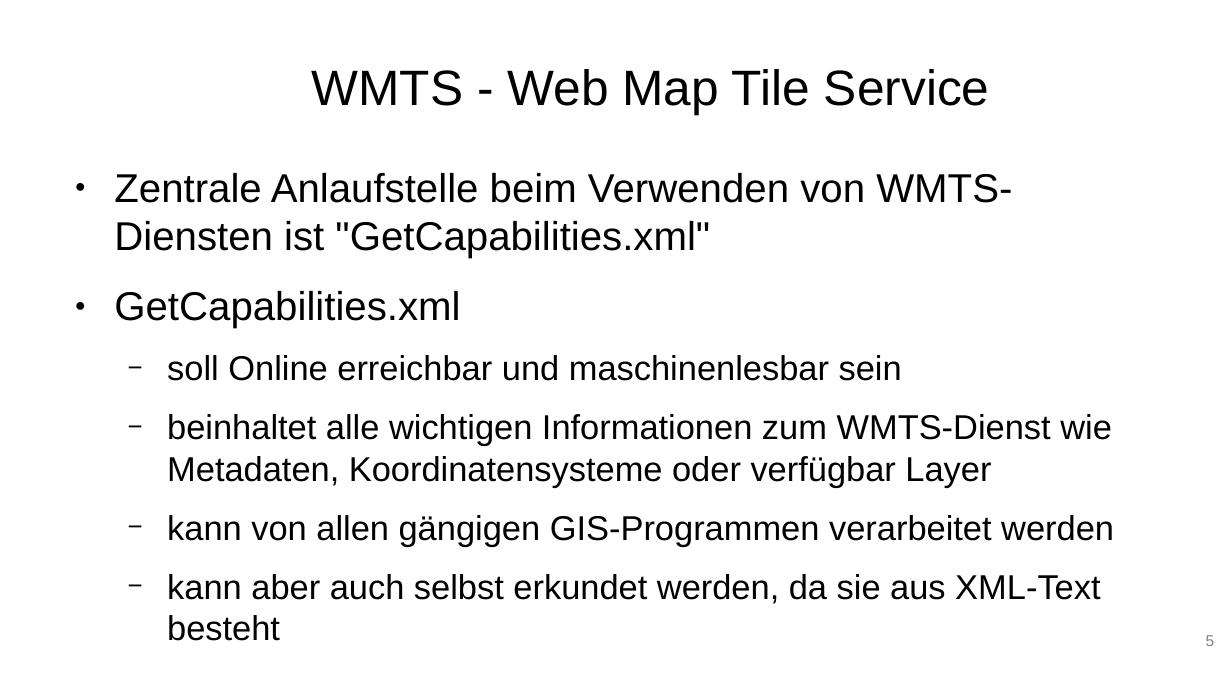
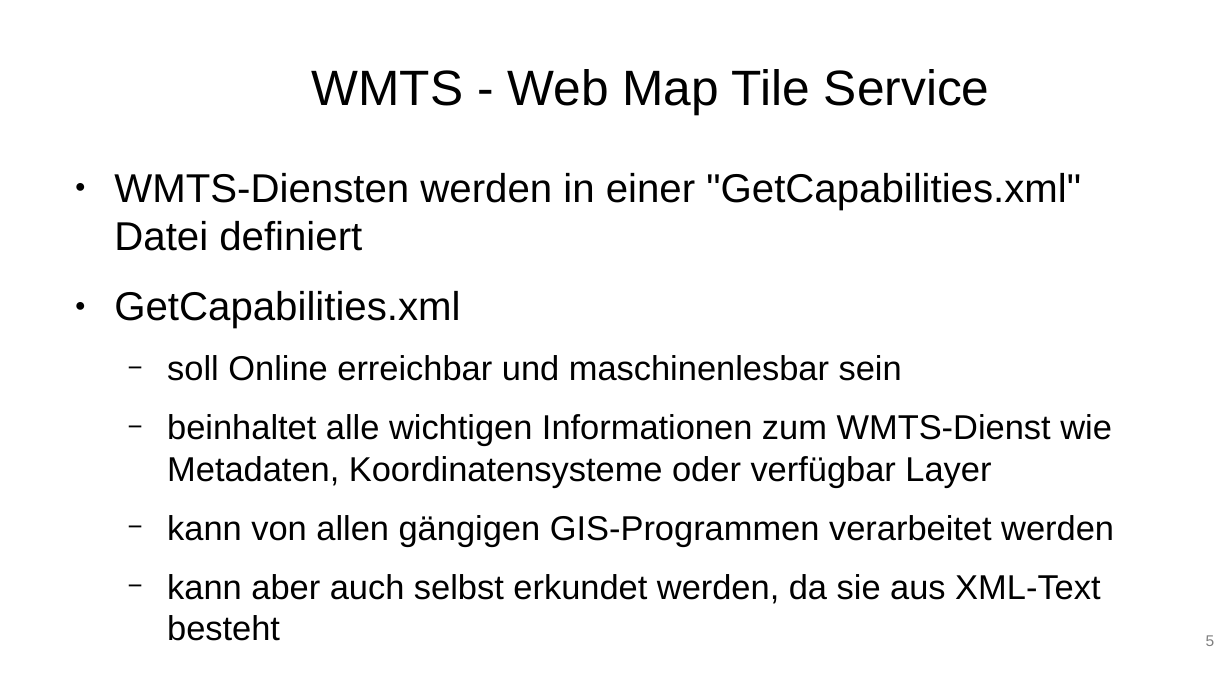
Before and after one commit to webmapping-oer/wmts, a slide deck: slide 5 of material/slides.odp. Drawn at 1232x693 pixels with LibreOffice and Linux fonts; fonts in the diff are those of the drawing; background and template pictures are left out. Boxes give left, top, right and bottom in pixels: in the first picture for what was removed or moved away, otherwise in the second. Text is boxed around its words. In the diff, an @@ line names an element or a change of style, - is before the commit and + after.

```diff
--- a/material/slides.odp
+++ b/material/slides.odp
@@ text at (114,173,1081,251): text changed @@
-● Zentrale Anlaufstelle beim Verwenden von WMTS-Diensten ist "GetCapabilities.xml"
+● WMTS-Diensten werden in einer "GetCapabilities.xml" Datei definiert
```
Also in this commit, not shown: 2 other slides changed, 1 slide added, 1 slide removed.
